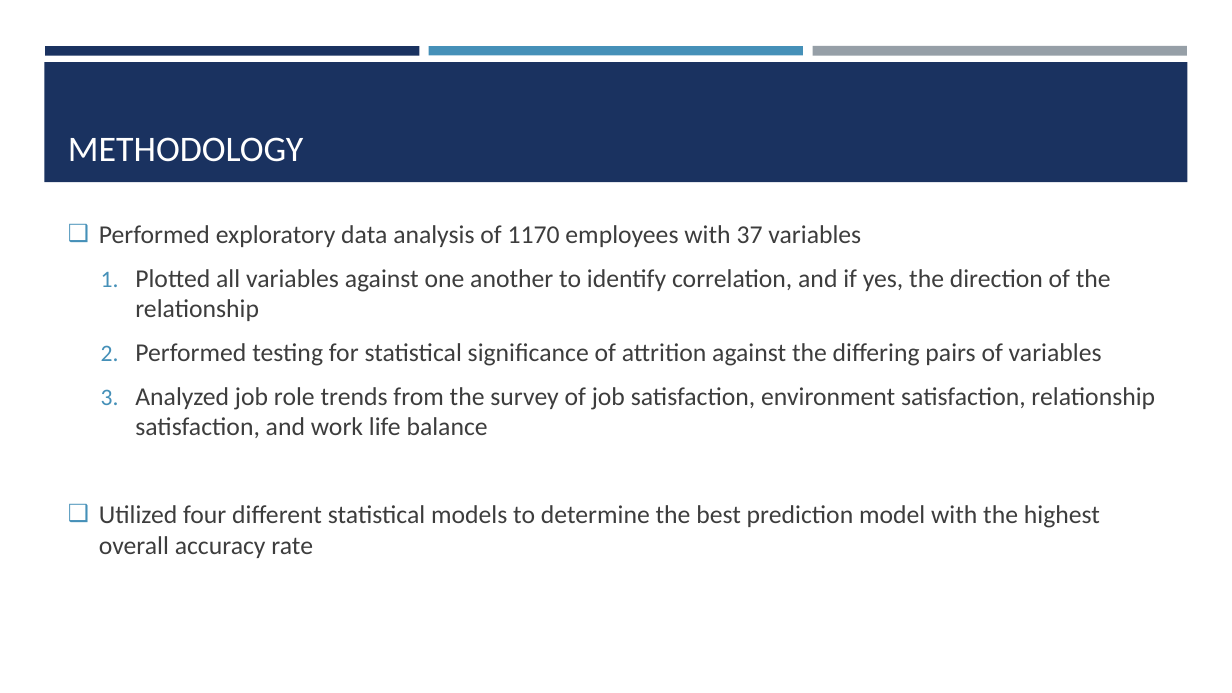
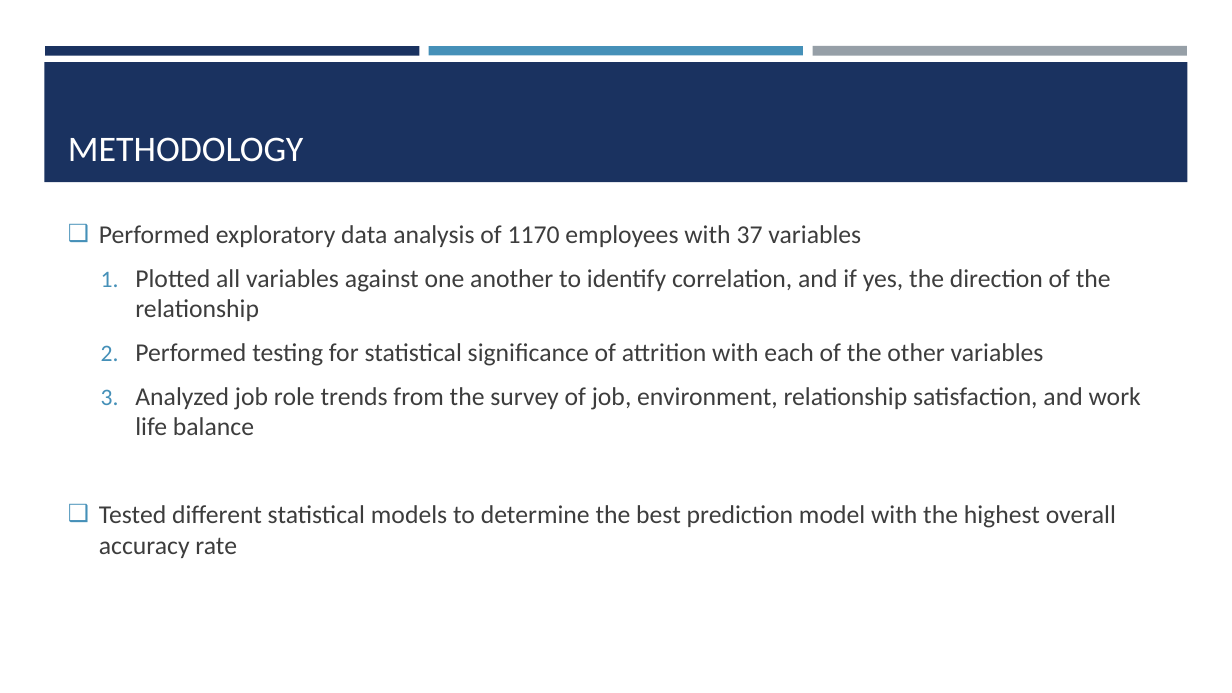
Before and after one commit to SamOnalaja/MSDS6306-404_CS2, a slide deck: slide 3 of pres/MLTran_CaseStudy_2_Presentation.pptx. Drawn at 1232x693 pixels with LibreOffice and Linux fonts; fonts in the diff are those of the drawing. Boxes give left, top, right and bottom in pixels: in the first picture for what was removed or moved away, otherwise in the second. Text is boxed around its words. In the diff, an @@ line names an element or a change of style, - is before the commit and + after.

```diff
--- a/pres/MLTran_CaseStudy_2_Presentation.pptx
+++ b/pres/MLTran_CaseStudy_2_Presentation.pptx
@@ text at (x1=99, y1=343, x2=1141, y2=558): text changed @@
-  2. Performed testing for statistical significance of attrition against the differing pairs of variables
-  3. Analyzed job role trends from the survey of job satisfaction, environment satisfaction, relationship satisfaction, and work life balance
-❑ Utilized four different statistical models to determine the best prediction model with the highest overall accuracy rate
+  2. Performed testing for statistical significance of attrition with each of the other variables
+  3. Analyzed job role trends from the survey of job, environment, relationship satisfaction, and work life balance
+❑ Tested different statistical models to determine the best prediction model with the highest overall accuracy rate
```
Also in this commit, not shown: 8 other slides changed, 2 slides added, 1 slide removed, 3 other files.
